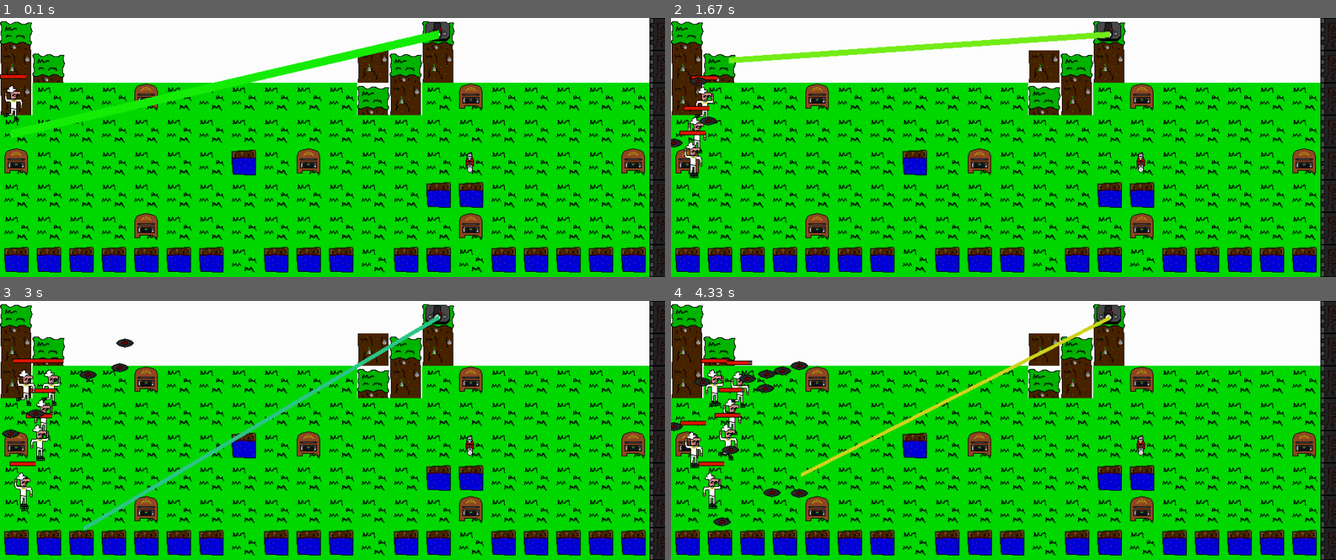
Above: before the commit, frames 1-4 (two rows, left to right).
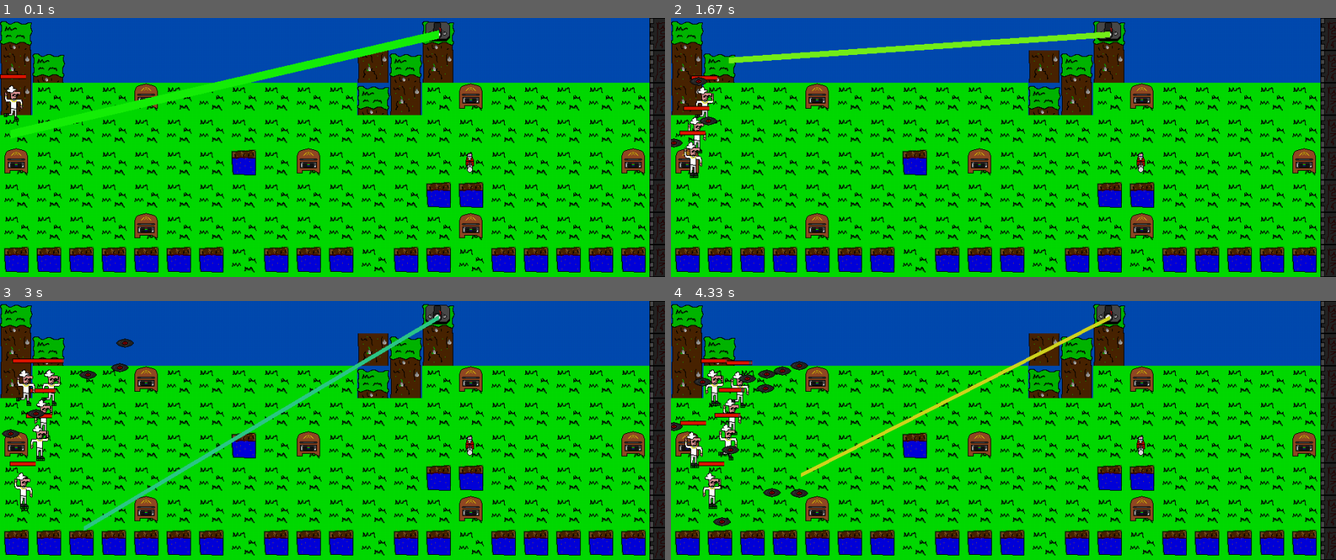
Above: after the commit, the same moments.

Repository: ferrisvienna/Disco_Defense
Game: pygame game, started from discodefense.py
Two runs of this game, one before a commit and one after it. Both use one fixed random seed, a clock stepped at 60 frames per second and the inputs below.
Inputs:
- Up to frame 1 (0.1 s): no input
- Up to frame 2 (1.67 s): no input
- Up to frame 3 (3 s): no input
- Up to frame 4 (4.33 s): no input

The runs differ from the first frame. In frame 1, 20% of the frame differs, in the area x 0-98%, y 0-38%; in frame 2, 20%; in frame 3, 21%; in frame 4, 21%.

Commit message:
made an awesome blue background and some stupid comments :)

Diff:
--- a/discodefense.py
+++ b/discodefense.py
@@ -1,4 +1,4 @@
-#!/usr/bin/env python
+#004BB1#!/usr/bin/env python
 # -*- coding: utf-8 -*-
 """Open source game by Ferris(FerrisofVienna) Bartak
 and Paolo "Broccolimaniac" Perfahl
@@ -13,7 +13,7 @@
 pygame.init()
 screen=pygame.display.set_mode((1024,400))
 background = pygame.Surface(screen.get_size())
-background.fill((255,255,255))     # fill the background white (red,green,blue)
+background.fill((1,75,176))     # fill the background white (red,green,blue)
 background = background.convert()  # faster blitting
 ballsurface = pygame.Surface((50,50))     # create a rectangular surface for the ball
 #------- blit the surfaces on the screen to make them visible
